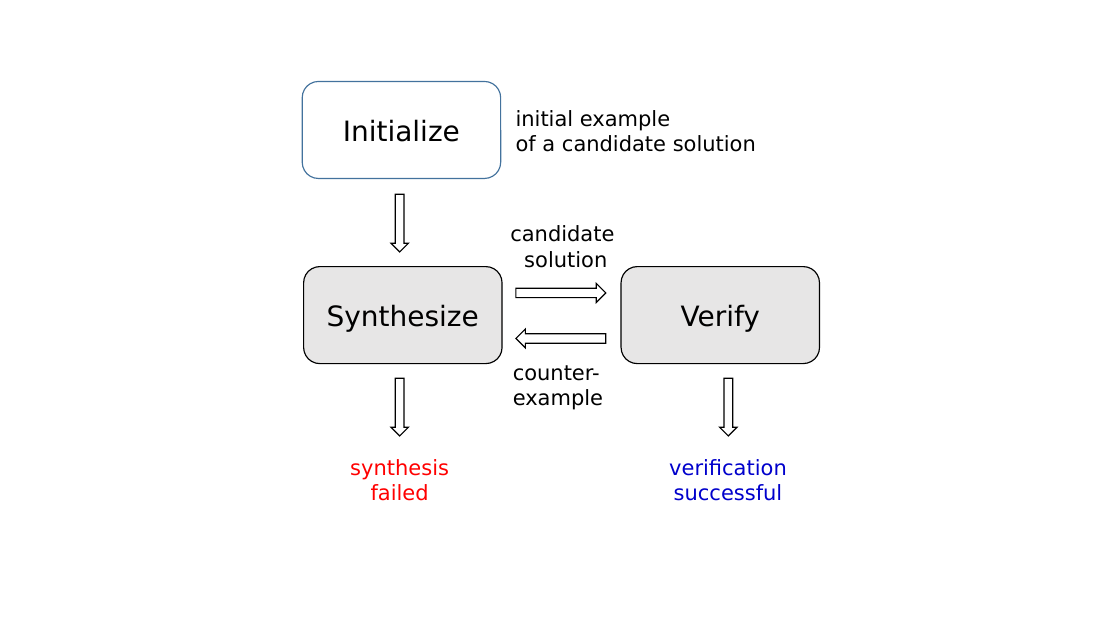
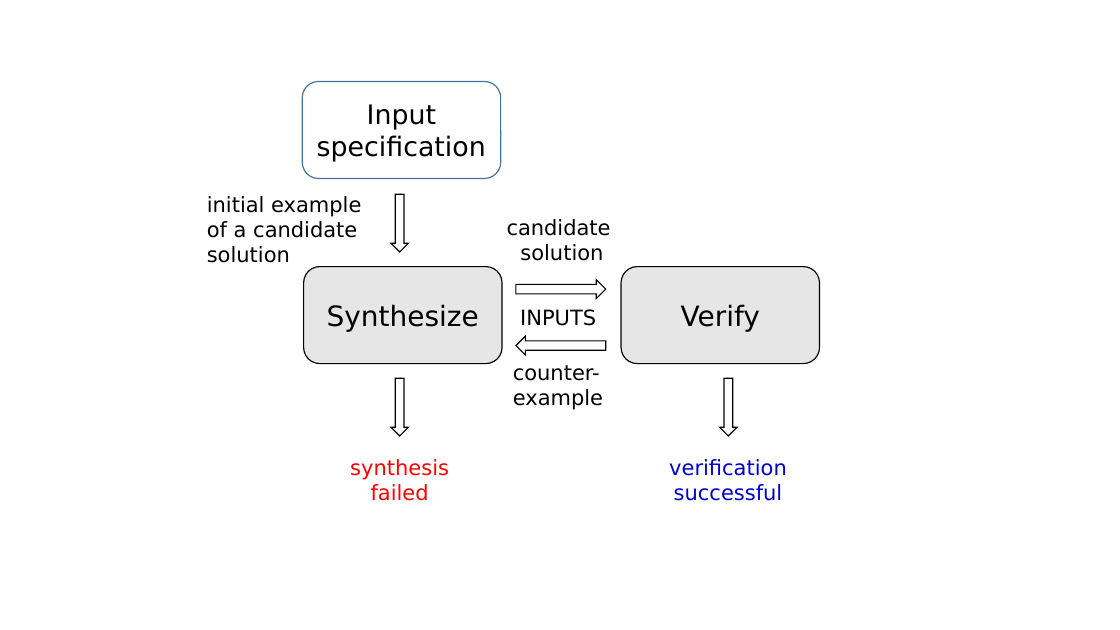
Before and after one commit to lucasccordeiro/sigsoft, a slide deck: slide 1 of cegis.pptx. Drawn at 1120x630 pixels with LibreOffice and Linux fonts; fonts in the diff are those of the drawing. Boxes give left, top, right and bottom in pixels: in the first picture for what was removed or moved away, otherwise in the second. Text is boxed around its words. In the diff, an @@ line names an element or a change of style, - is before the commit and + after.

Commit message:
review Program Synthesis via Counter-Example Guided Inductive Synthesis (CEGIS)

```diff
--- a/cegis.pptx
+++ b/cegis.pptx
@@ text in rounded rectangle at [317, 104, 486, 162]: text changed; size 24 to 23 pt @@
-Initialize
+Input specification
@@ text "initial example": place and size @@
-text "initial example" at [516, 110, 756, 152]
+text "initial example" at [207, 196, 361, 263]
@@ text at [207, 221, 357, 263]: text changed @@
-of a candidate solution
+of a candidate
+solution
@@ text "candidate": place and size @@
-text "candidate" at [510, 225, 614, 268]
+text "candidate" at [507, 219, 611, 261]
@@ right arrow: place and size @@
-right arrow at [516, 284, 606, 303]
+right arrow at [516, 280, 606, 299]
@@ text added at [520, 309, 596, 326], 18 pt, text #000000 @@
+INPUTS
@@ right arrow: place and size @@
-right arrow at [516, 329, 606, 349]
+right arrow at [516, 336, 606, 355]
```
Also in this commit, not shown: 3 other files.
